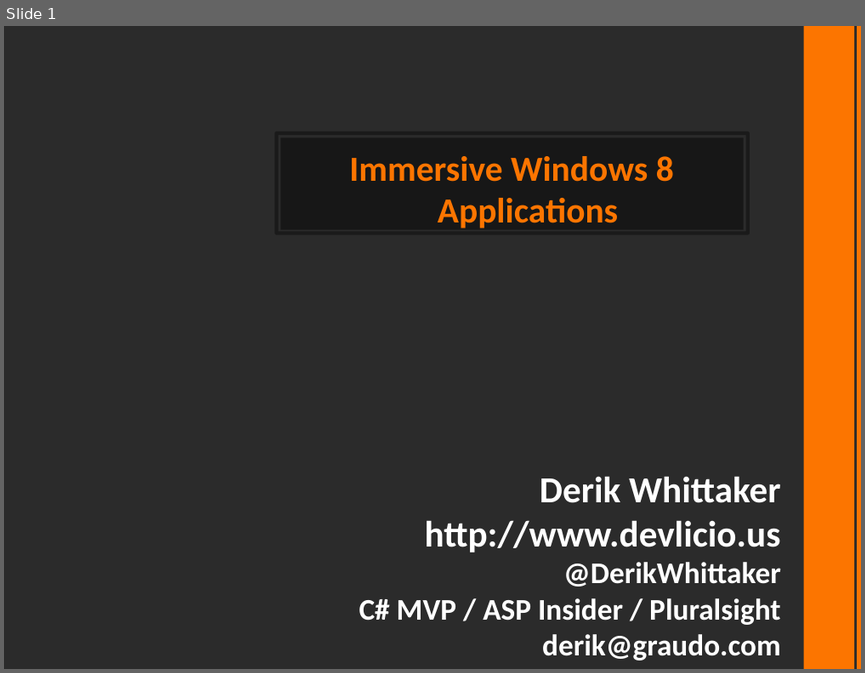
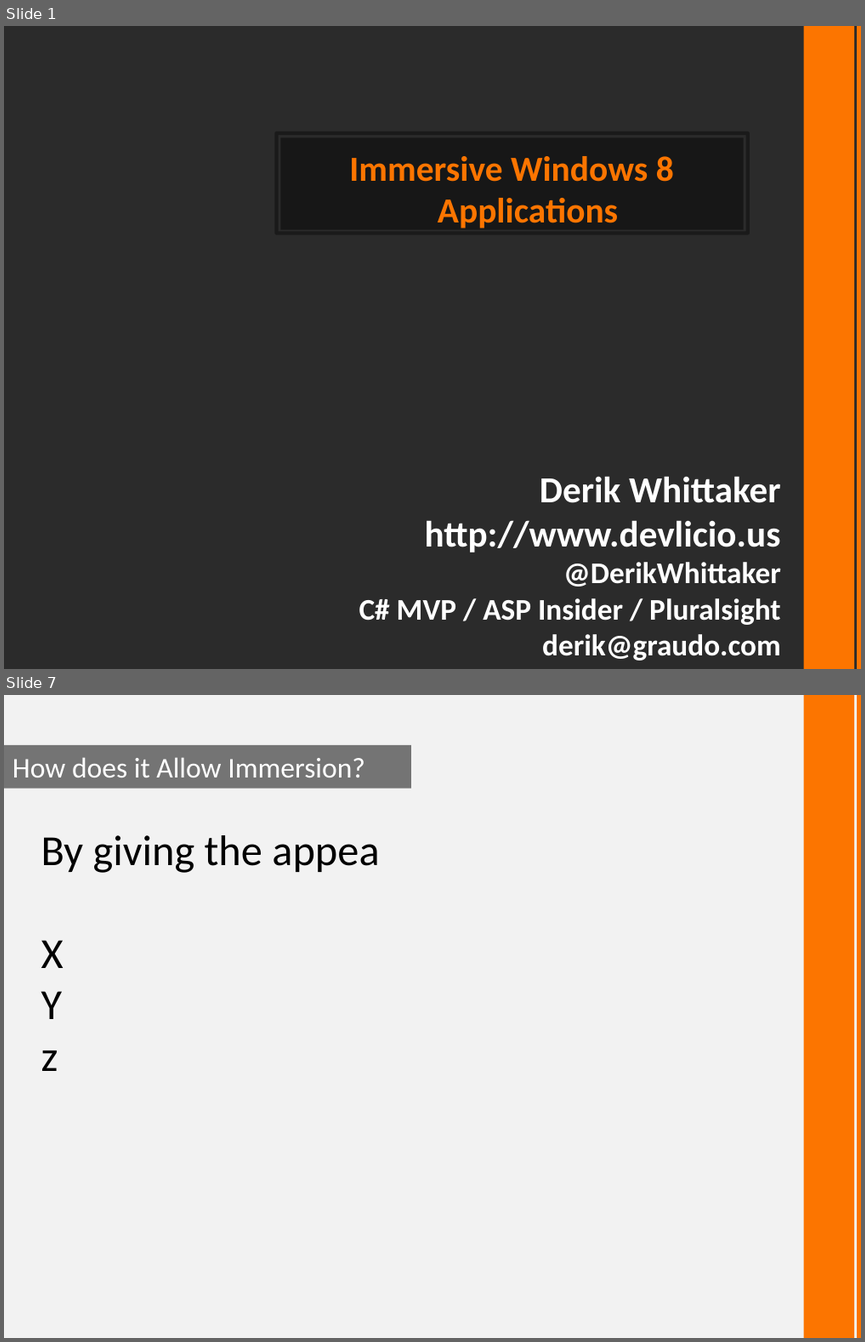
Before and after one commit to derikwhittaker/Demo.CodeContracts, a slide deck: Demo.CodeContracts.pptx. Shown one above the other, each under a label of ours: slide 1 before the commit, slides 1 and 7 after it; the slides between them are not shown. The pictures are 865x673 and 865x1342 pixels, drawn with LibreOffice and Linux fonts; fonts in the diff are those of the drawing; background and template pictures are left out; a plain dark background stands for a picture behind light text. Boxes give left, top, right and bottom in pixels: in the first picture for what was removed or moved away, otherwise in the second. Text is boxed around its words. In the diff, an @@ line names an element or a change of style, - is before the commit and + after.

```diff
--- a/Demo.CodeContracts.pptx
+++ b/Demo.CodeContracts.pptx
@@ slide 7 added at [4, 695, 861, 1338], background #F2F2F2; not listed: 2 template elements that a slide beside it also shows @@
@@ rectangle added at [4, 744, 411, 788], fill #0D0D0D at 55% opacity, 24 pt, text #FFFFFF @@
+How does it Allow Immersion?
@@ text added at [41, 835, 379, 1071], 36 pt, text #000000 @@
+By giving the appea
+X
+Y
+z
```
Also in this commit, not shown: 6 slides changed, 7 other slides added, 1 slide removed, 6 other files.
